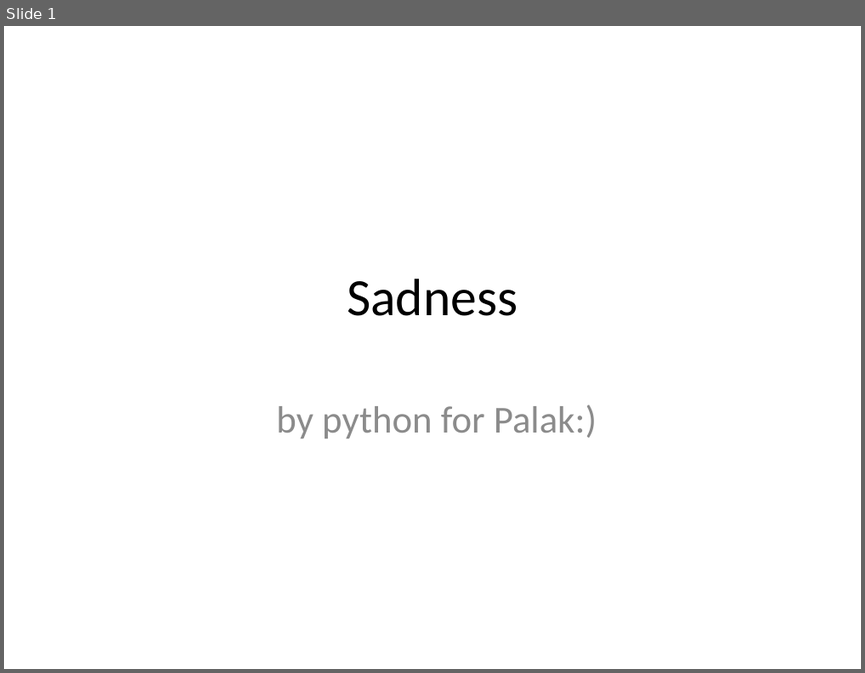
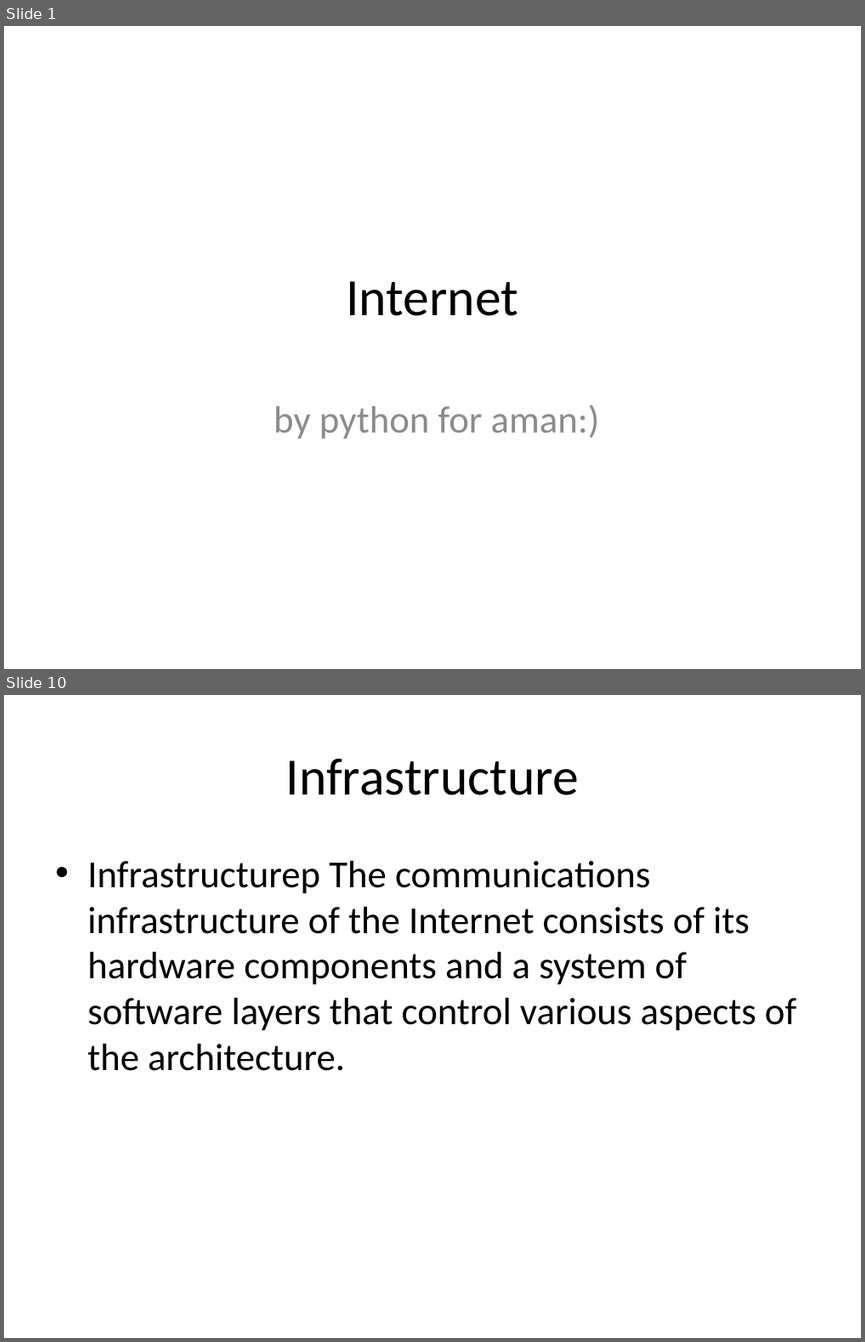
Before and after one commit to eppisai/Uplift---Smart-educational-Platform, a slide deck: AutoPPT-main/something.pptx. Shown one above the other, each under a label of ours: slide 1 before the commit, slides 1 and 10 after it; the slides between them are not shown. The pictures are 865x673 and 865x1342 pixels, drawn with LibreOffice and Linux fonts; fonts in the diff are those of the drawing. Boxes give left, top, right and bottom in pixels: in the first picture for what was removed or moved away, otherwise in the second. Text is boxed around its words. In the diff, an @@ line names an element or a change of style, - is before the commit and + after.

```diff
--- a/AutoPPT-main/something.pptx
+++ b/AutoPPT-main/something.pptx
@@ slide 10 added at bbox=[4, 695, 861, 1338], background #FFFFFF @@
@@ title added at bbox=[286, 758, 579, 795], 44 pt, text #000000 @@
+Infrastructure
@@ text added at bbox=[87, 861, 796, 1071], 32 pt, text #000000 @@
+• Infrastructurep The communications infrastructure of the Internet consists of its hardware components and a system of software layers that control various aspects of the architecture.
@@ slide 1 changed as well @@
@@ title at bbox=[347, 281, 519, 316]: text changed @@
-Sadness
+Internet
@@ subtitle at bbox=[273, 404, 600, 438]: text changed @@
-by python for Palak:)
+by python for aman:)
```
Also in this commit, not shown: 35 other slides added, 8 slides removed, 7 other files.
